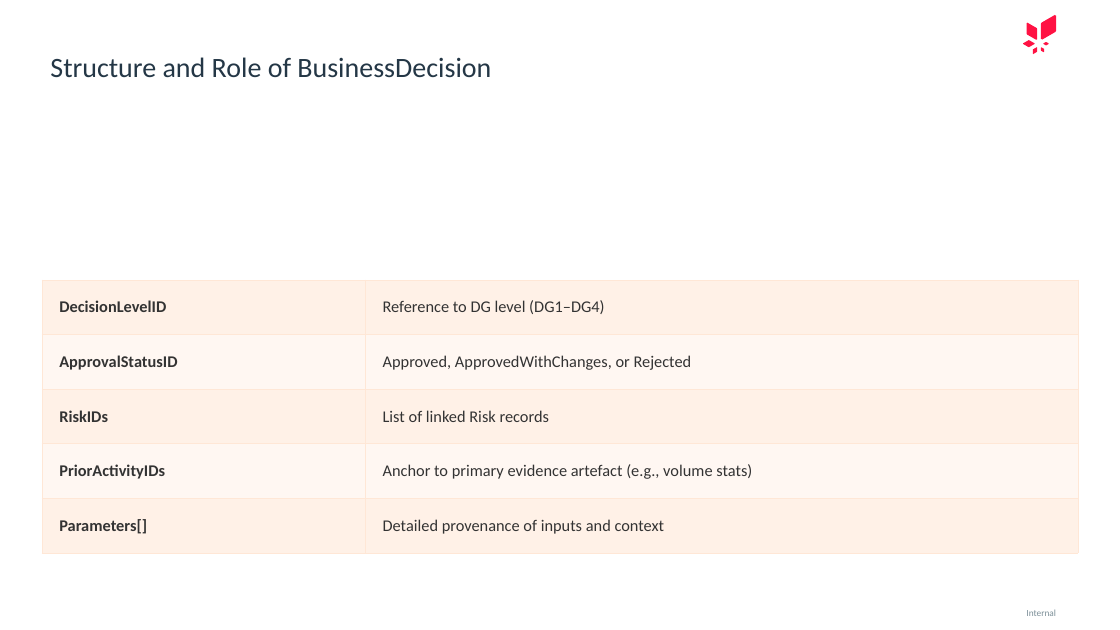
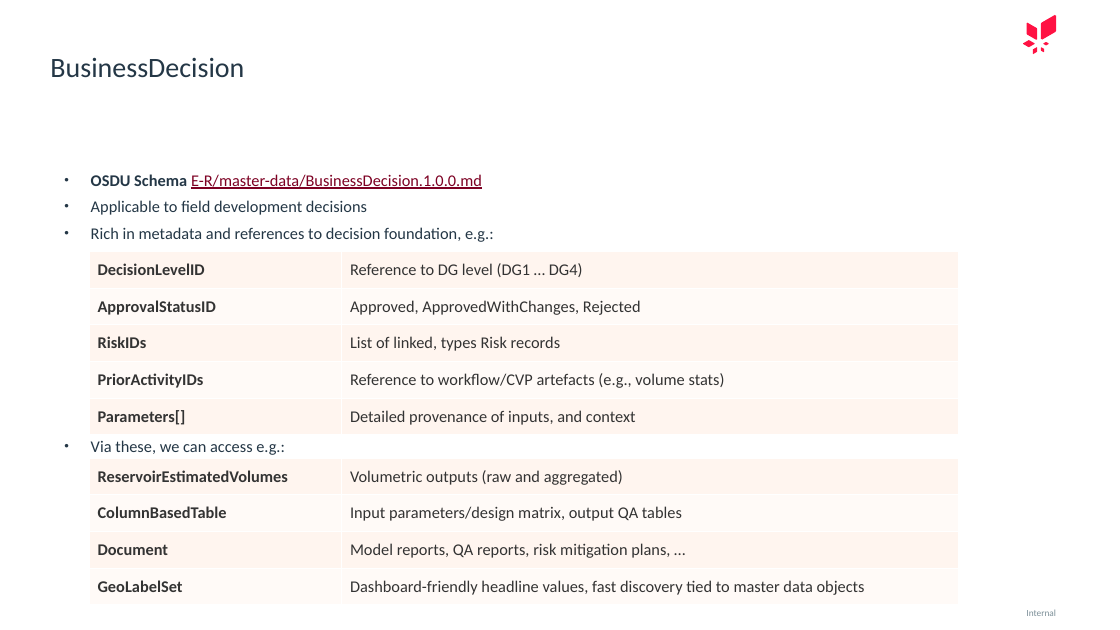
Before and after one commit to equinor/ores, a slide deck: slide 4 of demo/md/DG1–DG4 Decision Gates in OSDU.pptx (slide 5 before the commit). Drawn at 1120x630 pixels with LibreOffice and Linux fonts; fonts in the diff are those of the drawing. Boxes give left, top, right and bottom in pixels: in the first picture for what was removed or moved away, otherwise in the second. Text is boxed around its words. In the diff, an @@ line names an element or a change of style, - is before the commit and + after.

```diff
--- a/demo/md/DG1–DG4 Decision Gates in OSDU.pptx
+++ b/demo/md/DG1–DG4 Decision Gates in OSDU.pptx
@@ title at (50,57,244,78): text changed @@
-Structure and Role of BusinessDecision
+BusinessDecision
@@ text added at (91,174,494,455), 14 pt, text #243746 @@
+• OSDU Schema E-R/master-data/BusinessDecision.1.0.0.md
+• Applicable to field development decisions
+• Rich in metadata and references to decision foundation, e.g.:
+• Via these, we can access e.g.:
@@ table at (89,251,959,434) @@
-row 1, column 2: Reference to DG level (DG1–DG4)
+row 1, column 2: Reference to DG level (DG1 … DG4)
-row 2, column 2: Approved, ApprovedWithChanges, or Rejected
+row 2, column 2: Approved, ApprovedWithChanges, Rejected
-row 3, column 2: List of linked Risk records
+row 3, column 2: List of linked, types Risk records
-row 4, column 2: Anchor to primary evidence artefact (e.g., volume stats)
+row 4, column 2: Reference to workflow/CVP artefacts (e.g., volume stats)
-row 5, column 2: Detailed provenance of inputs and context
+row 5, column 2: Detailed provenance of inputs, and context
@@ fill #FFE7D6 at 40% opacity to #FFF6F0 in 6 cells @@
@@ fill none to #FFFAF7 in 4 cells @@
@@ borders changed @@
@@ table: place and size @@
-table at (42,280,1078,551)
+table at (89,251,959,434)
@@ table added at (89,458,959,603), 4 rows, 2 columns @@
+ReservoirEstimatedVolumes | Volumetric outputs (raw and aggregated)
+ColumnBasedTable | Input parameters/design matrix, output QA tables
+Document | Model reports, QA reports, risk mitigation plans, …
+GeoLabelSet | Dashboard-friendly headline values, fast discovery tied to master data objects
```
Also in this commit, not shown: 6 other slides changed, 4 slides removed, 4 other files.
